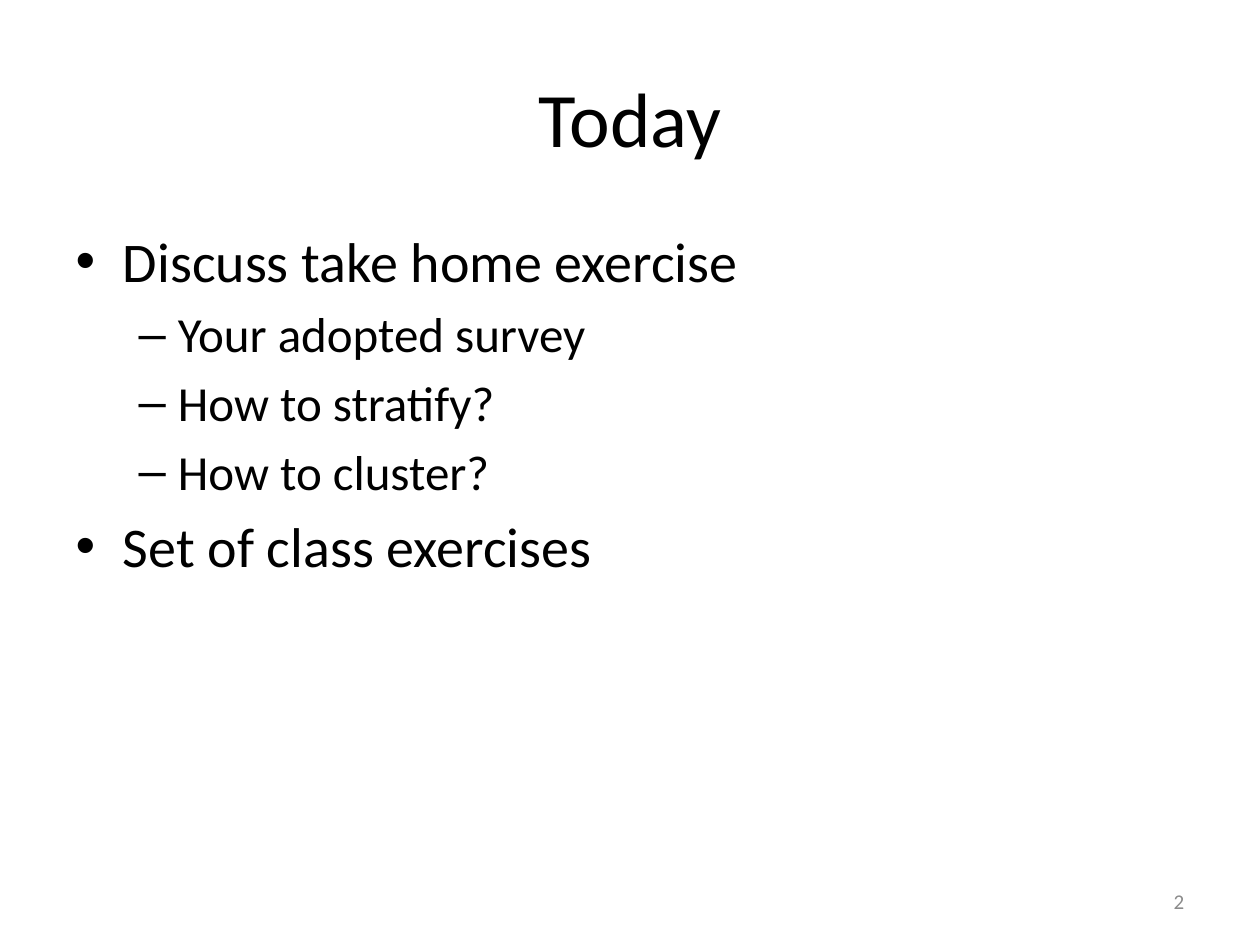
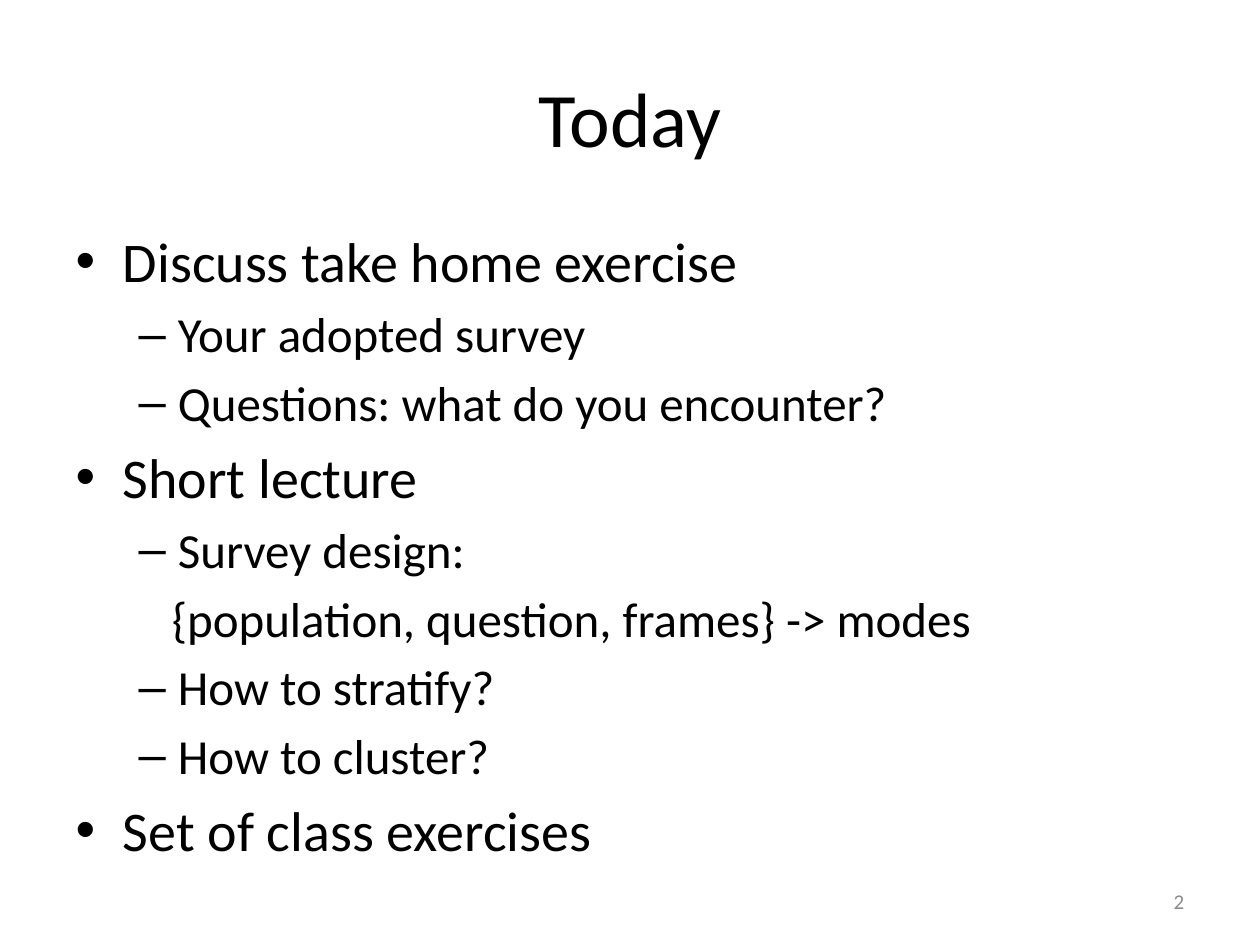
Before and after one commit to peterlugtig/peterlugtig.github.io, a slide deck: slide 2 of static/files/SDA/week6/lecture_week_6.pptx. Drawn at 1260x945 pixels with LibreOffice and Linux fonts; fonts in the diff are those of the drawing. Boxes give left, top, right and bottom in pixels: in the first picture for what was removed or moved away, otherwise in the second. Text is boxed around its words. In the diff, an @@ line names an element or a change of style, - is before the commit and + after.

```diff
--- a/static/files/SDA/week6/lecture_week_6.pptx
+++ b/static/files/SDA/week6/lecture_week_6.pptx
@@ text at box(123, 387, 971, 645): paragraphs added @@
+  – Questions: what do you encounter?
+• Short lecture
+  – Survey design:
+  {population, question, frames} -> modes
```
Also in this commit, not shown: 5 other slides changed, 1 slide removed, 27 other files.
